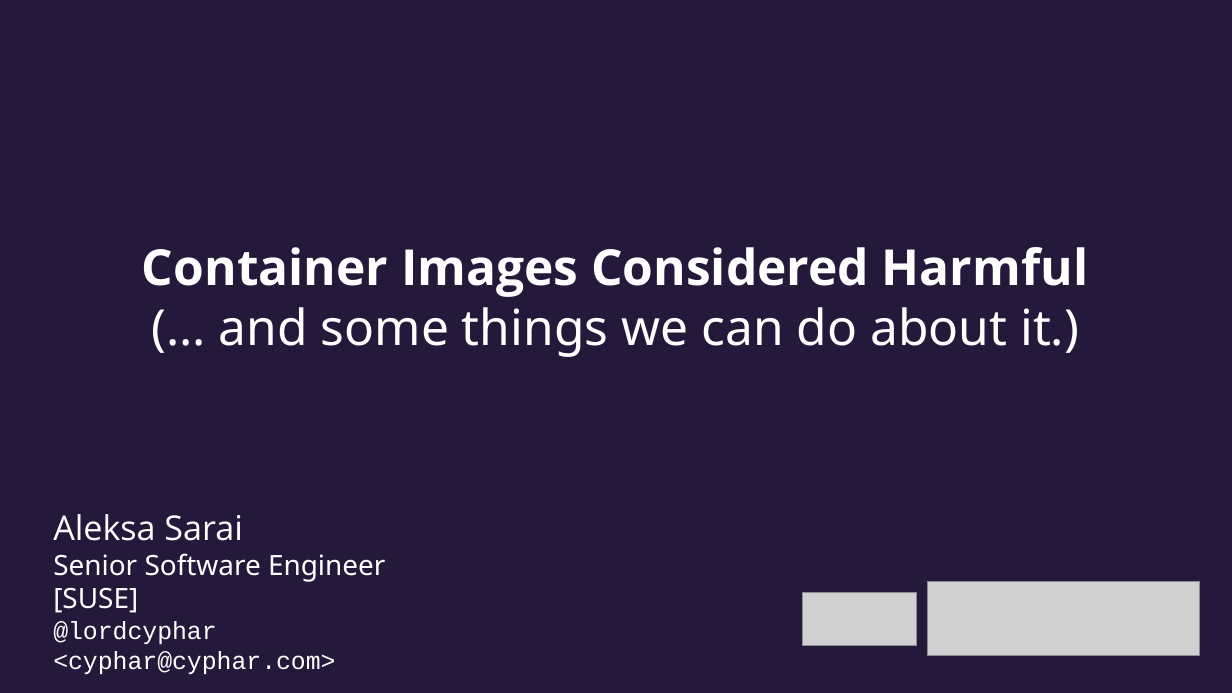
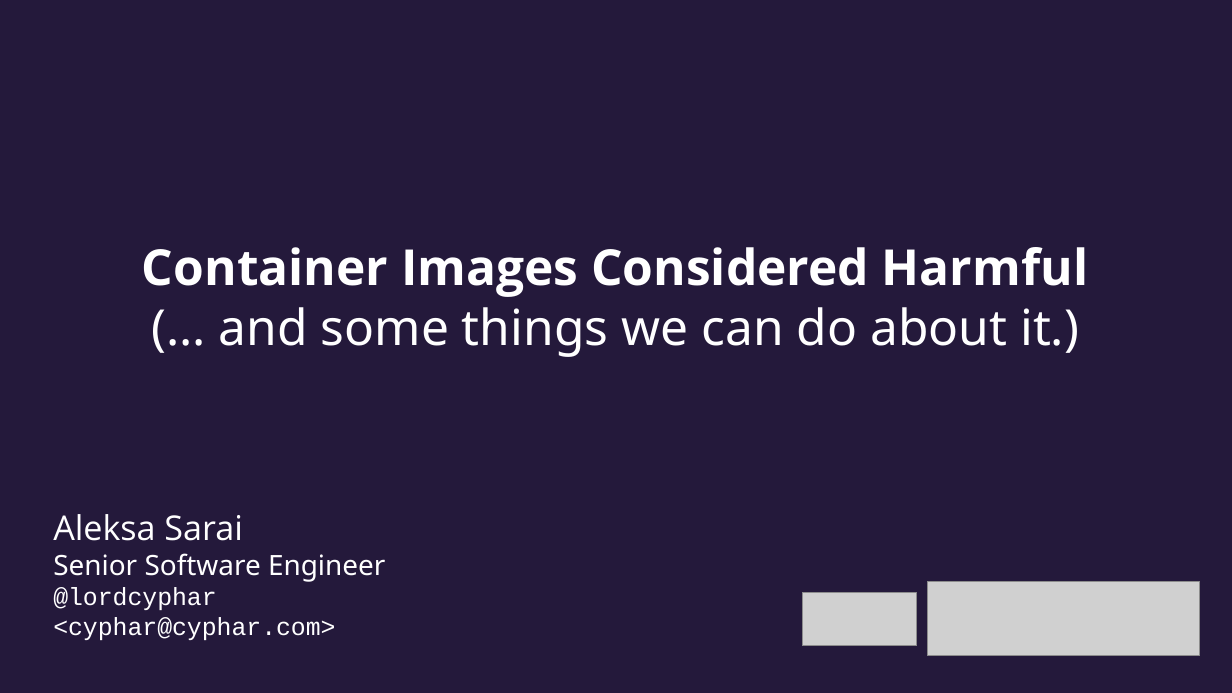
Before and after one commit to cyphar/talks, a slide deck: slide 1 of 2020/01-linux-conf-au/ociv2/container-images-considered-harmful.odp. Drawn at 1232x693 pixels with LibreOffice and Linux fonts; fonts in the diff are those of the drawing; grey boxes stand for pictures. Boxes give left, top, right and bottom in pixels: in the first picture for what was removed or moved away, otherwise in the second. Text is boxed around its words. In the diff, an @@ line names an element or a change of style, - is before the commit and + after.

```diff
--- a/2020/01-linux-conf-au/ociv2/container-images-considered-harmful.odp
+++ b/2020/01-linux-conf-au/ociv2/container-images-considered-harmful.odp
@@ text at (53, 553, 385, 582): text changed @@
-Senior Software Engineer [SUSE]
+Senior Software Engineer
```
Also in this commit, not shown: 2 other slides changed, 6 slides added, 1 other file.
